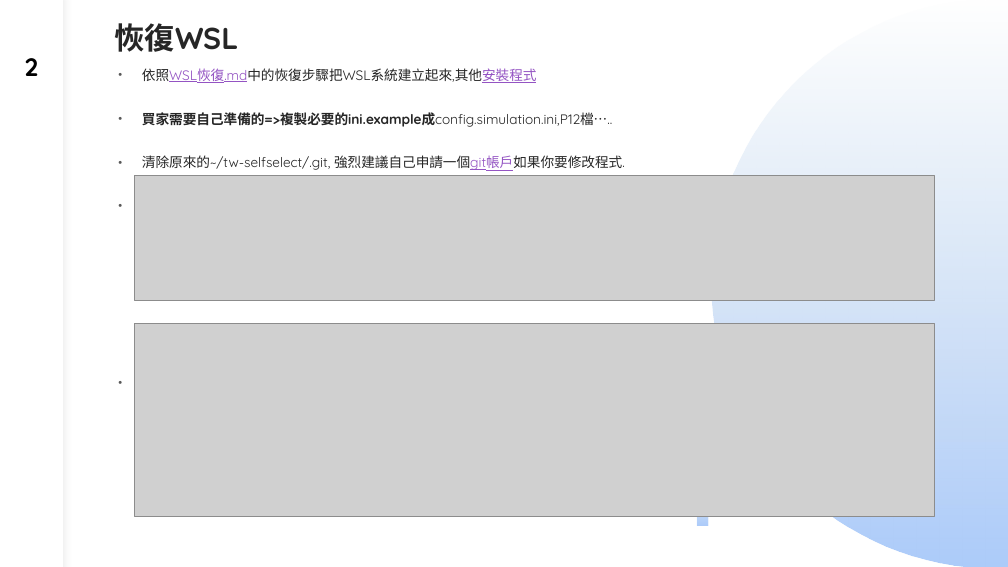
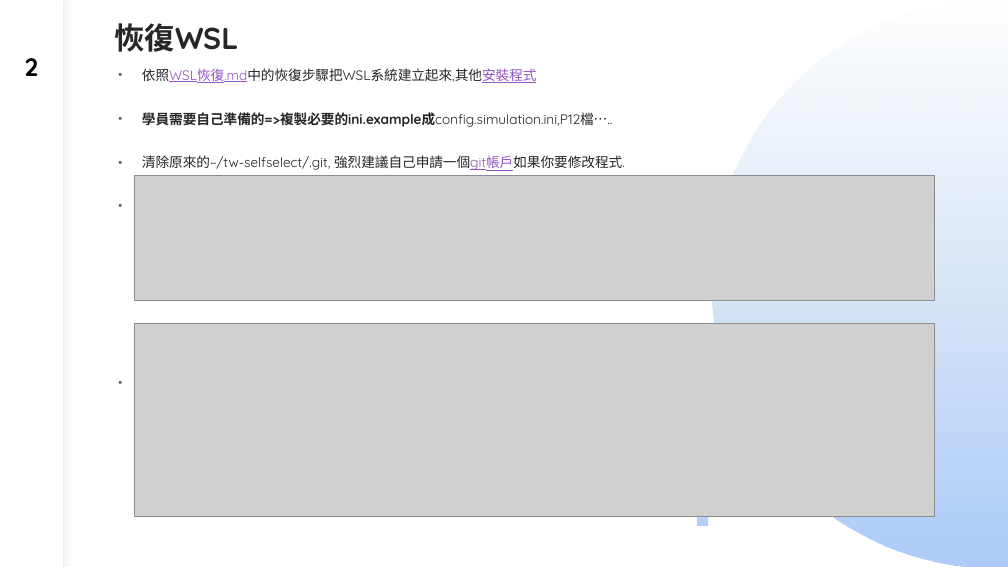
Before and after one commit to dinchentech/tw-selfselect, a slide deck: slide 2 of plans/ppt/TW-SELFSELECT台股買賣自動化系統-W2-講稿版.pptx. Drawn at 1008x567 pixels with LibreOffice and Linux fonts; fonts in the diff are those of the drawing; grey boxes stand for pictures. Boxes give left, top, right and bottom in pixels: in the first picture for what was removed or moved away, otherwise in the second. Text is boxed around its words. In the diff, an @@ line names an element or a change of style, - is before the commit and + after.

Commit message:
PPT：修正與「原始碼全部公開」不符的敘述
- W1 s6：拿掉「主程式為加密檔／購買教程才給源碼」與「有給主程式源碼」的賣方口吻；
  改為「原始碼全部公開在 GitHub（MIT），可直接 git clone，沒有加密檔；WSL 壓縮檔只是省安裝時間」，
  並保留「建議使用 repo 長期測試版、只改參數或加自己的策略」
- W2 s2：「買家」→「學員」；s17 講稿的舊 deploy 腳本說明改成「原始碼公開、直接 deploy_source.sh」
- W6 s2 表格第 5 列（Deploy）改為 ./deploy_source.sh 流程，並縮短文字/字級避免超出頁面
- W6 s13 講稿、W6 s16 內文與講稿：「有源碼的」→「原始碼公開」；移除 deploy_crypted／deploy_user 舊敘述
- 全檔掃描：加密主程式／deploy_crypted／deploy_user／買家／試用版／付費版／有源碼 0 命中

```diff
--- a/plans/ppt/TW-SELFSELECT台股買賣自動化系統-W2-講稿版.pptx
+++ b/plans/ppt/TW-SELFSELECT台股買賣自動化系統-W2-講稿版.pptx
@@ text at [142,112,612,127]: text changed @@
-• 買家需要自己準備的=>複製必要的ini.example成config.simulation.ini,P12檔…..
+• 學員需要自己準備的=>複製必要的ini.example成config.simulation.ini,P12檔…..
```
Also in this commit, not shown: 2 other files.
